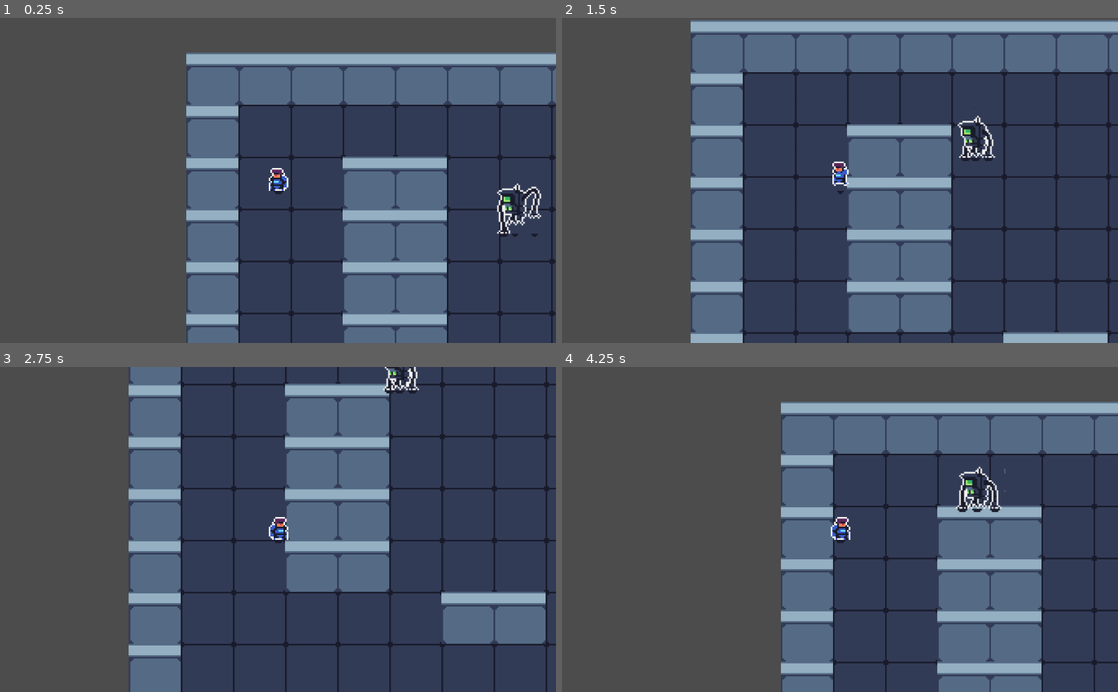
Above: before the commit, frames 1-4 (two rows, left to right).
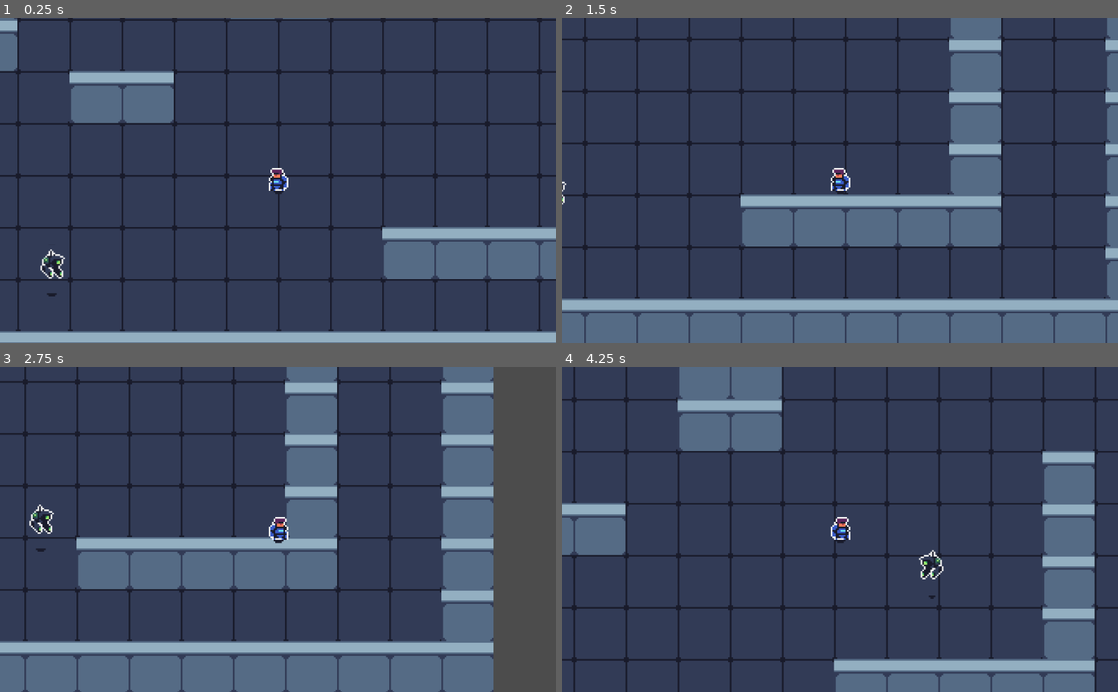
Above: after the commit, the same moments.

Repository: Manteater/H446_NEA
Game: Godot game, scene res://Source/Levels/WorldTemplate.tscn
Two runs of this game, one before a commit and one after it. Both use one fixed random seed, a clock stepped at 60 frames per second and the inputs below.
Inputs (mouse positions are in pixels of both pictures, inside the frame that each line leads up to):
- Up to frame 1 (0.25 s): no input
- Up to frame 2 (1.5 s): move the mouse to (962, 164) at 0.52 s; hold D (move_right) 0.53-1.28 s; hold Right mouse button (dash) 0.53-1.28 s; move the mouse to (728, 196) at 1.27 s; hold S (move_down) from 1.28 s (still down); right-click (728, 196) at 1.35 s
- Up to frame 3 (2.75 s): move the mouse to (333, 458) at 2.02 s; release S (move_down) at 2.03 s; hold D (move_right) from 2.03 s (still down); hold Right mouse button (dash) from 2.03 s (still down)
- Up to frame 4 (4.25 s): move the mouse to (812, 594) at 2.77 s; release D (move_right) at 2.78 s; release Right mouse button (dash) at 2.78 s; hold W (move_up) 2.78-3.53 s; right-click (812, 594) at 2.85 s; move the mouse to (1006, 578) at 3.52 s; hold A (move_left) from 3.53 s (still down); hold Right mouse button (dash) from 3.53 s (still down)

The runs differ from the first frame. In frame 1, 74% of the frame differs, in the area x 0-100%, y 0-100%; in frame 2, 69%; in frame 3, 67%; in frame 4, 81%.

Commit message:
added basic drone pathfinding

Diff:
--- a/Source/Actors/Drone.gd
+++ b/Source/Actors/Drone.gd
@@ -2,19 +2,90 @@
 
 #exported variables
 export var speed = 225
+export var patrolSpeed = 150
 export var playerPath := NodePath() #gives access to the player node if it is in the same tree
 
 #nodes
 onready var animPlayer = $AnimationPlayer#access to animation player
-onready var lineOfSight = $RayCast2D#access to the RayCast2D
+onready var lineOfSight = $lineOfSight#access to the RayCast2D
 onready var agent = $NavigationAgent2D#access to the navigation
 onready var pathTimer = $pathTimer#timer to update the pathfinding
+onready var player := get_node(playerPath)
 
 #bools
 var patrolling = true#this is the state that the drone spawns in at
 var playerSpotted = false#determines wether the player is in sight
 var playerInRange = false#determines if the player is in range to shoot at
+var collided = false#is used to detect when the drone has collided with a wall
+var canShoot = false#determines if the drone can shoot at the player or not
 
 #other
 var velocity := Vector2.ZERO
 var collider = null
+var rng = RandomNumberGenerator.new() #used to make random numbers
+var patrolDirection = null
+
+func _ready():
+		pathTimer.connect("timeout",self,"updatePathfinding")#calls the updatepathfinding function everytime the timer timesout
+		rng.randomize()
+		patrolDirection = rng.randi_range(1,2)#1 and 2 refer to x or y direction for patrolling
+
+func _physics_process(delta):
+	checkPlayer()
+	if patrolling:
+		patrol(patrolDirection)#if the drone should be patrolling the procecdure is called
+	animate()
+	if playerSpotted:
+		patrolling = false
+		updatePathfinding()
+	if not patrolling:#if the drone has een the player
+		move(delta)
+
+func move(delta):
+	if agent.is_navigation_finished():#if the navigation is completed it cancels the function
+		return
+	var direction := global_position.direction_to(agent.get_next_location()) #sets the direction to the desired position
+	var desiredVelocity = direction * speed #sets the speed of the drone
+	var steering = (desiredVelocity - velocity)*delta*4.0 #sets the speed in relation to current speed
+	velocity += steering
+	velocity = move_and_slide(velocity)#actually moves the drone on the screen
+
+func patrol(direction):
+	if direction == 1:#1 means x -axis
+		if collided:#if the drone has hit a wall then it turns around
+			patrolSpeed = -1*patrolSpeed#speed is flipped
+			collided = false
+		velocity.x = patrolSpeed
+		move_and_slide(velocity)#the drone is moved
+	elif direction == 2:#same thing for the y - axis
+		if collided:
+			patrolSpeed = -1*patrolSpeed
+			collided = false
+		velocity.y =patrolSpeed
+		move_and_slide(velocity)
+
+func animate():
+	if velocity != Vector2.ZERO:#if the drone is moving
+			if velocity.x > 0:#if it is moving to the right
+				animPlayer.play("flyRight")
+			else:#if it is moving to the left
+				animPlayer.play("flyLeft")
+	else:#if the drone isnt moving then it plays the idle animation
+		animPlayer.play("idle")
+
+func updatePathfinding():
+	if playerSpotted:#only sets a path when the player is spotted
+		agent.set_target_location(player.global_position)#sets target location of the path
+
+func checkPlayer():
+	lineOfSight.look_at(player.global_position)#the raycast looks at the players position
+	collider = lineOfSight.get_collider() #collider is the hitbox of the raycast
+	if collider and collider.is_in_group("Player"):#if the line of sight is inside of the player
+		playerSpotted = true
+	else:
+		playerSpotted = false
+
+
+func _on_WallDetector_body_entered(body):
+	#print("collided")
+	collided = true
--- a/Source/Actors/Drone.tscn
+++ b/Source/Actors/Drone.tscn
@@ -118,7 +118,7 @@
 }
 
 [sub_resource type="Animation" id=5]
-resource_name = "idleLeft"
+resource_name = "idle"
 length = 0.7
 loop = true
 tracks/0/type = "value"
@@ -132,18 +132,6 @@
 "transitions": PoolRealArray( 1, 1, 1, 1 ),
 "update": 1,
 "values": [ 0, 1, 2, 3 ]
-}
-tracks/1/type = "value"
-tracks/1/path = NodePath("Sprite:flip_h")
-tracks/1/interp = 1
-tracks/1/loop_wrap = true
-tracks/1/imported = false
-tracks/1/enabled = true
-tracks/1/keys = {
-"times": PoolRealArray( 0 ),
-"transitions": PoolRealArray( 1 ),
-"update": 1,
-"values": [ true ]
 }
 
 [sub_resource type="Animation" id=6]
@@ -233,6 +221,12 @@
 
 [sub_resource type="CircleShape2D" id=9]
 radius = 23.0
+
+[sub_resource type="CircleShape2D" id=10]
+radius = 30.0167
+
+[sub_resource type="CircleShape2D" id=11]
+radius = 271.002
 
 [node name="Drone" type="KinematicBody2D"]
 collision_layer = 2
@@ -240,8 +234,9 @@
 script = ExtResource( 2 )
 
 [node name="Sprite" type="Sprite" parent="."]
-position = Vector2( 1, 2 )
+position = Vector2( -3, 12 )
 texture = ExtResource( 1 )
+flip_h = true
 hframes = 10
 vframes = 16
 
@@ -250,17 +245,35 @@
 anims/dieRight = SubResource( 2 )
 anims/flyLeft = SubResource( 3 )
 anims/flyRight = SubResource( 4 )
-anims/idleLeft = SubResource( 5 )
+anims/idle = SubResource( 5 )
 anims/idleRight = SubResource( 6 )
 anims/shootLeft = SubResource( 7 )
 anims/shootRight = SubResource( 8 )
 
 [node name="Hitbox" type="CollisionShape2D" parent="."]
-position = Vector2( 5, -8 )
+position = Vector2( 0, 1 )
 shape = SubResource( 9 )
 
-[node name="RayCast2D" type="RayCast2D" parent="."]
+[node name="lineOfSight" type="RayCast2D" parent="."]
+enabled = true
+cast_to = Vector2( 500, 0 )
 
 [node name="NavigationAgent2D" type="NavigationAgent2D" parent="."]
 
 [node name="pathTimer" type="Timer" parent="."]
+
+[node name="WallDetector" type="Area2D" parent="."]
+collision_layer = 0
+collision_mask = 4
+
+[node name="wallHitbox" type="CollisionShape2D" parent="WallDetector"]
+shape = SubResource( 10 )
+
+[node name="Range" type="Area2D" parent="."]
+collision_layer = 0
+
+[node name="rangeHitbox" type="CollisionShape2D" parent="Range"]
+shape = SubResource( 11 )
+
+[connection signal="body_entered" from="WallDetector" to="." method="_on_WallDetector_body_entered"]
+[connection signal="area_shape_entered" from="Range" to="." method="_on_Range_area_shape_entered"]
--- a/Source/Levels/WorldTemplate.tscn
+++ b/Source/Levels/WorldTemplate.tscn
@@ -1,8 +1,9 @@
-[gd_scene load_steps=9 format=2]
+[gd_scene load_steps=10 format=2]
 
 [ext_resource path="res://Source/Actors/Stomper.tscn" type="PackedScene" id=1]
 [ext_resource path="res://Source/Actors/Player.tscn" type="PackedScene" id=2]
 [ext_resource path="res://Assets/Tech Dungeon/tileset x3.png" type="Texture" id=3]
+[ext_resource path="res://Source/Actors/Drone.tscn" type="PackedScene" id=4]
 
 [sub_resource type="ConvexPolygonShape2D" id=1]
 points = PoolVector2Array( 96, 96, 0, 96, 0, 0, 96, 0 )
@@ -55,9 +56,9 @@
 outlines = [ PoolVector2Array( 275, 114, 275, 181, 503, 178, 506, 557, 774, 557, 759, 473, 850, 491, 851, 106 ) ]
 
 [sub_resource type="NavigationPolygon" id=6]
-vertices = PoolVector2Array( 1134, 1032, 1131, 972, 1651, 985, 1801, 1025, 1802, 125, 1651, 953, 1651, 466, 854, 174, 851, 114, 1083, 175, 1513, 463, 1081, 493, 1470, 485 )
+vertices = PoolVector2Array( 1134, 1032, 1131, 972, 1651, 985, 1803, 1036, 1802, 125, 1651, 953, 1651, 466, 854, 174, 851, 114, 1083, 175, 1513, 463, 1081, 493, 1470, 485 )
 polygons = [ PoolIntArray( 0, 1, 2, 3 ), PoolIntArray( 4, 3, 2, 5 ), PoolIntArray( 4, 5, 6 ), PoolIntArray( 7, 8, 4, 9 ), PoolIntArray( 9, 4, 6, 10 ), PoolIntArray( 11, 9, 10, 12 ) ]
-outlines = [ PoolVector2Array( 851, 114, 854, 174, 1083, 175, 1081, 493, 1470, 485, 1513, 463, 1651, 466, 1651, 953, 1651, 985, 1131, 972, 1134, 1032, 1801, 1025, 1802, 125 ) ]
+outlines = [ PoolVector2Array( 851, 114, 854, 174, 1083, 175, 1081, 493, 1470, 485, 1513, 463, 1651, 466, 1651, 953, 1651, 985, 1131, 972, 1134, 1032, 1803, 1036, 1802, 125 ) ]
 
 [node name="WorldTemplate" type="Node2D"]
 
@@ -78,6 +79,10 @@
 position = Vector2( 615, 297 )
 playerPath = NodePath("../../../Player")
 
+[node name="Drone" parent="Navigation2D/Enemies" instance=ExtResource( 4 )]
+position = Vector2( 501, 939 )
+playerPath = NodePath("../../../Player")
+
 [node name="NavigationPolygonInstance" type="NavigationPolygonInstance" parent="Navigation2D"]
 navpoly = SubResource( 4 )
 
@@ -89,6 +94,4 @@
 navpoly = SubResource( 6 )
 
 [node name="Player" parent="." instance=ExtResource( 2 )]
-position = Vector2( 169, 236 )
-
-[editable path="Navigation2D/Enemies/Stomper"]
+position = Vector2( 960, 778 )
Not shown: 1 places in Source/Actors/Drone.tscn that only renumber resources
